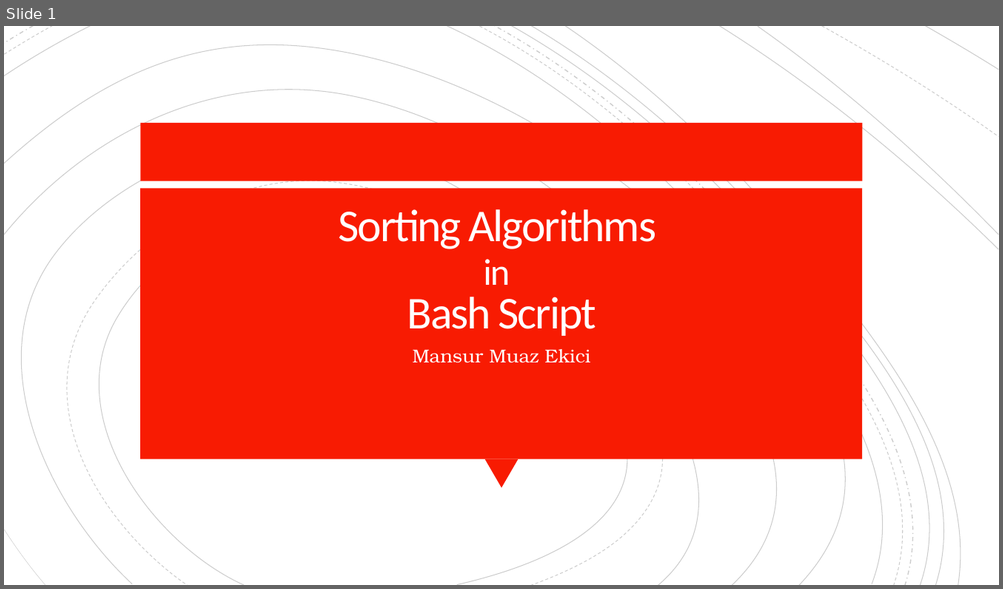
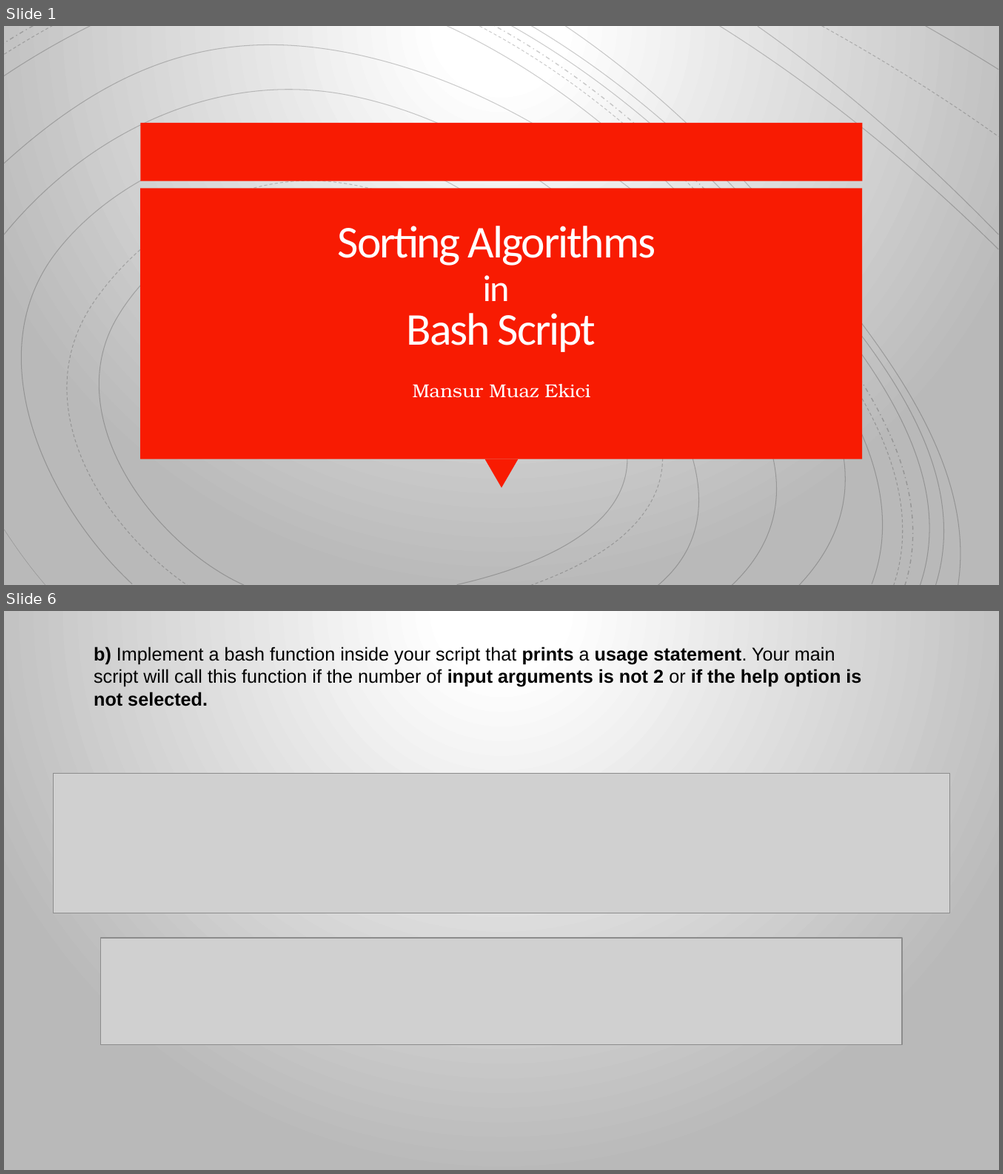
Before and after one commit to buddy-israel/Sorting-Algorithms-in-Bash-Script, a slide deck: Project_Presentation.pptx. Shown one above the other, each under a label of ours: slide 1 before the commit, slides 1 and 6 after it; the slides between them are not shown. The pictures are 1003x589 and 1003x1174 pixels, drawn with LibreOffice and Linux fonts; fonts in the diff are those of the drawing; grey boxes stand for pictures. Boxes give left, top, right and bottom in pixels: in the first picture for what was removed or moved away, otherwise in the second. Text is boxed around its words. In the diff, an @@ line names an element or a change of style, - is before the commit and + after.

```diff
--- a/Project_Presentation.pptx
+++ b/Project_Presentation.pptx
@@ slide 6 added at (x1=4, y1=611, x2=999, y2=1170), background gradient #FFFFFF to #B9B9B9 @@
@@ text added at (x1=94, y1=647, x2=861, y2=706), 18 pt, text #000000 @@
+b) Implement a bash function inside your script that prints a usage statement. Your main script will call this function if the number of input arguments is not 2 or if the help option is not selected.
@@ picture added at (x1=54, y1=774, x2=949, y2=913) @@
@@ picture added at (x1=101, y1=939, x2=902, y2=1045) @@
@@ slide 1 changed as well @@
@@ background #FFFFFF to gradient #FFFFFF to #B9B9B9 @@
@@ title "Sorting Algorithms in Bash Script" moved from (x1=338, y1=210, x2=656, y2=336) to (x1=338, y1=226, x2=655, y2=352) @@
@@ subtitle "Mansur Muaz Ekici" moved from (x1=412, y1=349, x2=590, y2=363) to (x1=412, y1=384, x2=590, y2=398) @@
```
Also in this commit, not shown: 21 other slides added, 30 other files.
